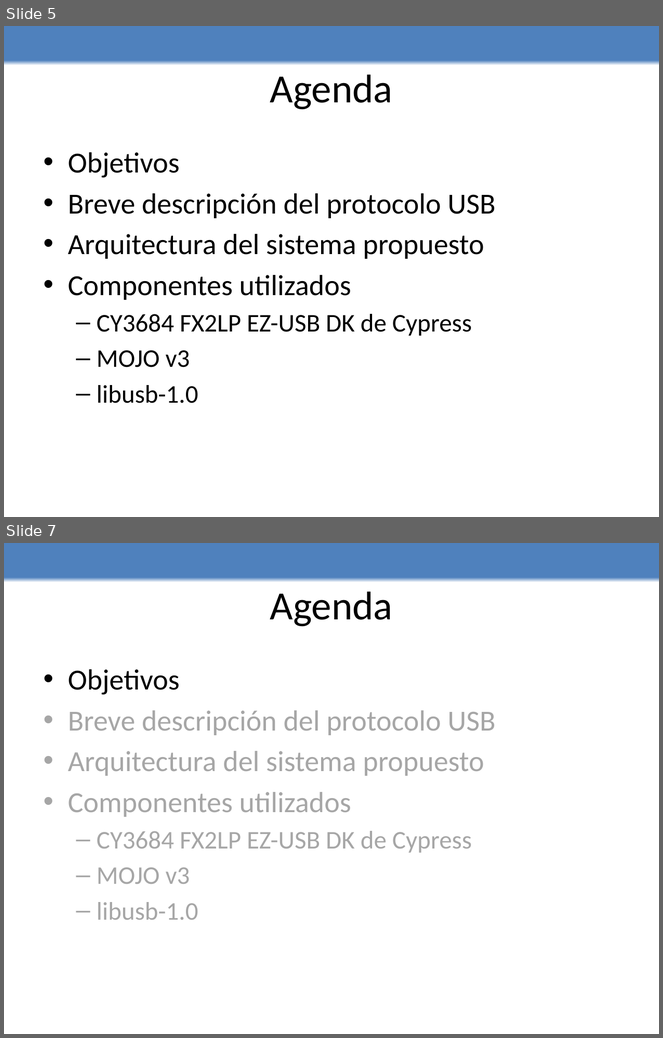
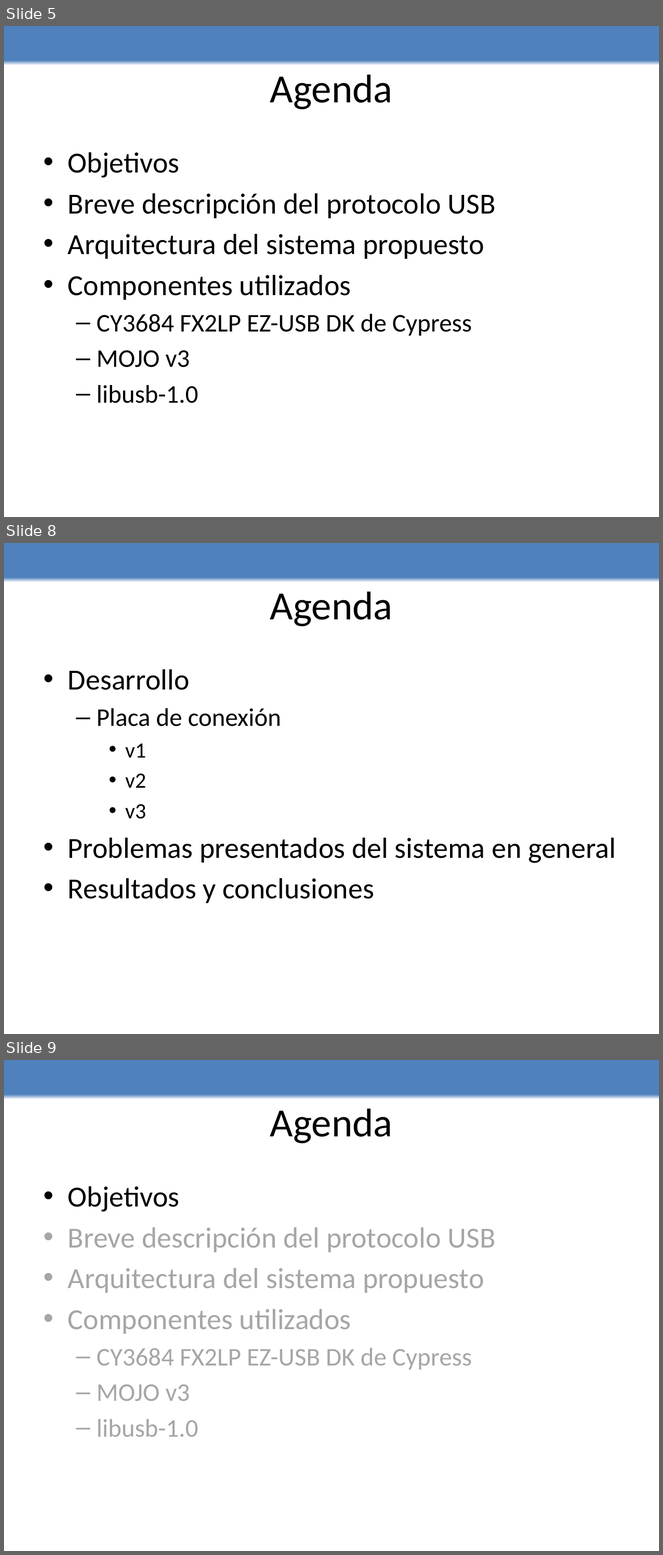
Before and after one commit to edwin0790/lechuzing, a slide deck: Presentacion/presentacion.pptx. Shown one above the other, each under a label of ours: slides 5 and 7 before the commit, slides 5, 8 and 9 after it; the slides between them are not shown. The pictures are 663x1038 and 663x1555 pixels, drawn with LibreOffice and Linux fonts; fonts in the diff are those of the drawing. Boxes give left, top, right and bottom in pixels: in the first picture for what was removed or moved away, otherwise in the second. Text is boxed around its words. In the diff, an @@ line names an element or a change of style, - is before the commit and + after.

```diff
--- a/Presentacion/presentacion.pptx
+++ b/Presentacion/presentacion.pptx
@@ slide 8 added at (x1=4, y1=543, x2=659, y2=1034), background gradient #FFFFFF to #4F81BD @@
@@ title added at (x1=270, y1=591, x2=393, y2=627), 44 pt, text #000000 @@
+Agenda
@@ text added at (x1=68, y1=669, x2=616, y2=903), 32 pt, text #000000 @@
+• Desarrollo
+  – Placa de conexión
+    • v1
+    • v2
+    • v3
+• Problemas presentados del sistema en general
+• Resultados y conclusiones
@@ what was slide 7 is now slide 9 @@
```
Also in this commit, not shown: 2 slides changed, 6 other slides added.
